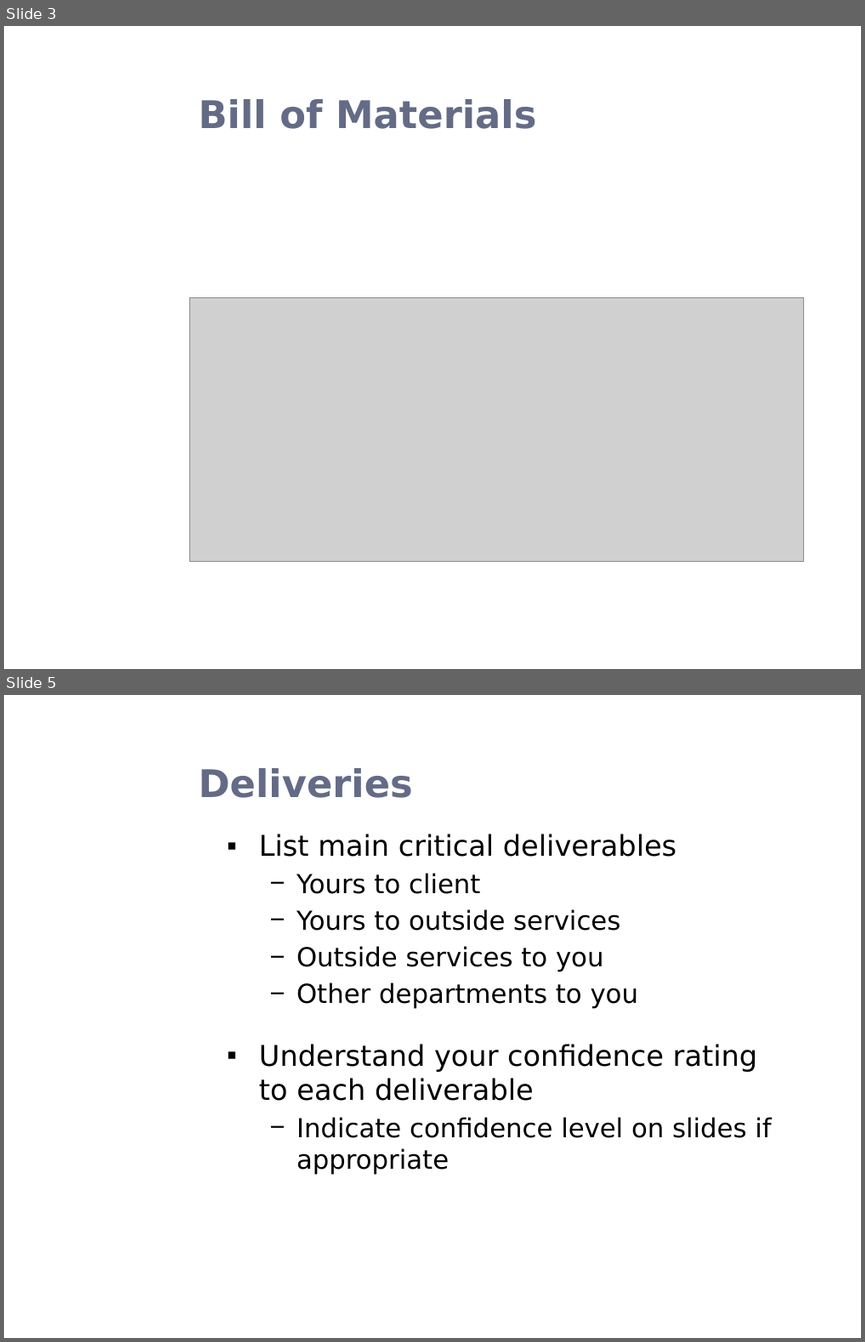
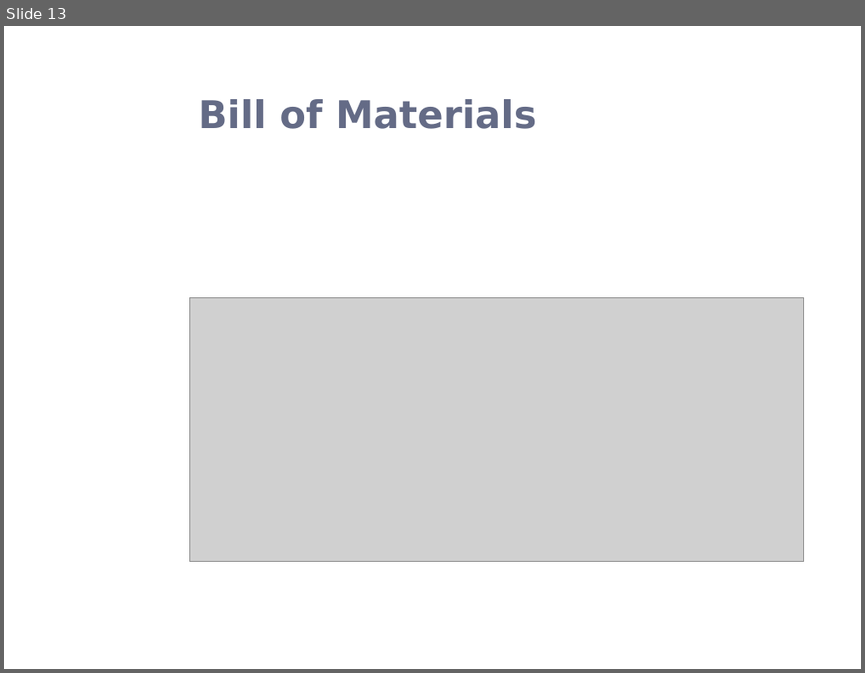
Before and after one commit to esayers/capstone-schwarz, a slide deck: Documentation/Project Update.pptx. Shown one above the other, each under a label of ours: slides 3 and 5 before the commit, slide 13 after it; the slides between them are not shown. The pictures are 865x1342 and 865x673 pixels, drawn with LibreOffice and Linux fonts; fonts in the diff are those of the drawing; grey boxes stand for pictures; background and template pictures are left out. Boxes give left, top, right and bottom in pixels: in the first picture for what was removed or moved away, otherwise in the second. Text is boxed around its words. In the diff, an @@ line names an element or a change of style, - is before the commit and + after.

```diff
--- a/Documentation/Project Update.pptx
+++ b/Documentation/Project Update.pptx
@@ slide 5 removed at <box>4,695,861,1338</box>, background picture (left out) @@
@@ title removed at <box>199,768,413,798</box> @@
-Deliveries
@@ text removed at <box>259,834,771,1174</box> @@
-▪ List main critical deliverables
-  − Yours to client
-  − Yours to outside services
-  − Outside services to you
-  − Other departments to you
-▪ Understand your confidence rating to each deliverable
-  − Indicate confidence level on slides if appropriate
@@ what was slide 3 is now slide 13 @@
```
Also in this commit, not shown: 2 slides changed, 8 slides added, 4 other slides removed, 2 other files.
